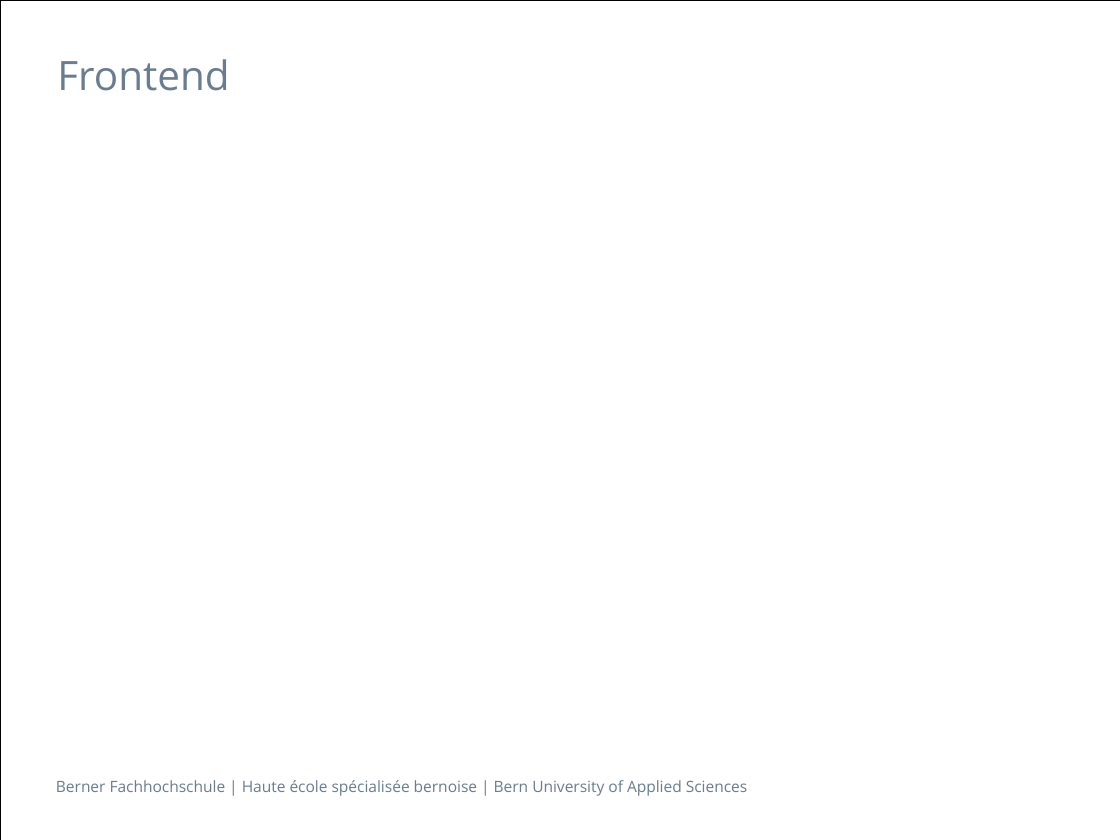
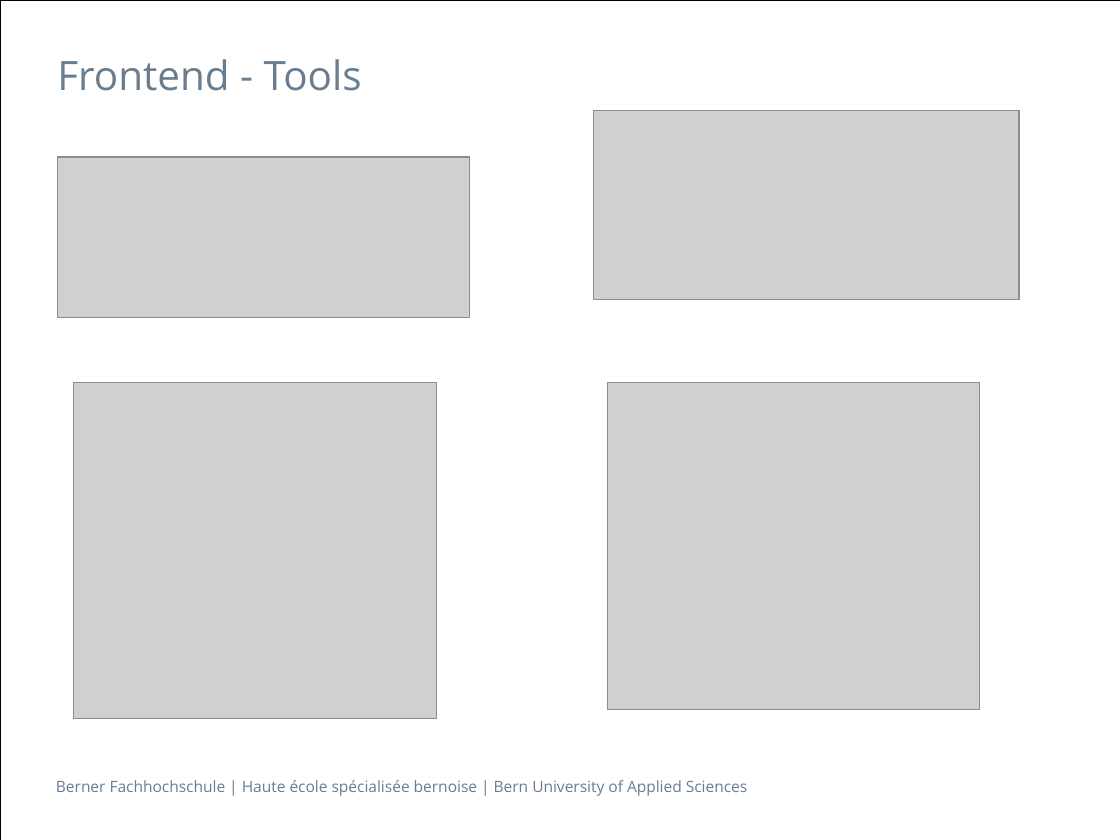
Before and after one commit to Franklin89/Zeiterfassung, a slide deck: slide 7 of Presentation/Präsentation Integrationsprojekt.pptx. Drawn at 1120x840 pixels with LibreOffice and Linux fonts; fonts in the diff are those of the drawing; grey boxes stand for pictures. Boxes give left, top, right and bottom in pixels: in the first picture for what was removed or moved away, otherwise in the second. Text is boxed around its words. In the diff, an @@ line names an element or a change of style, - is before the commit and + after.

```diff
--- a/Presentation/Präsentation Integrationsprojekt.pptx
+++ b/Presentation/Präsentation Integrationsprojekt.pptx
@@ title at [57,59,362,91]: text changed @@
-Frontend
+Frontend - Tools
@@ picture added at [594,110,1019,299] @@
@@ picture added at [57,157,469,317] @@
@@ picture added at [74,382,437,718] @@
@@ picture added at [608,382,980,709] @@
```
Also in this commit, not shown: 1 slide added.
